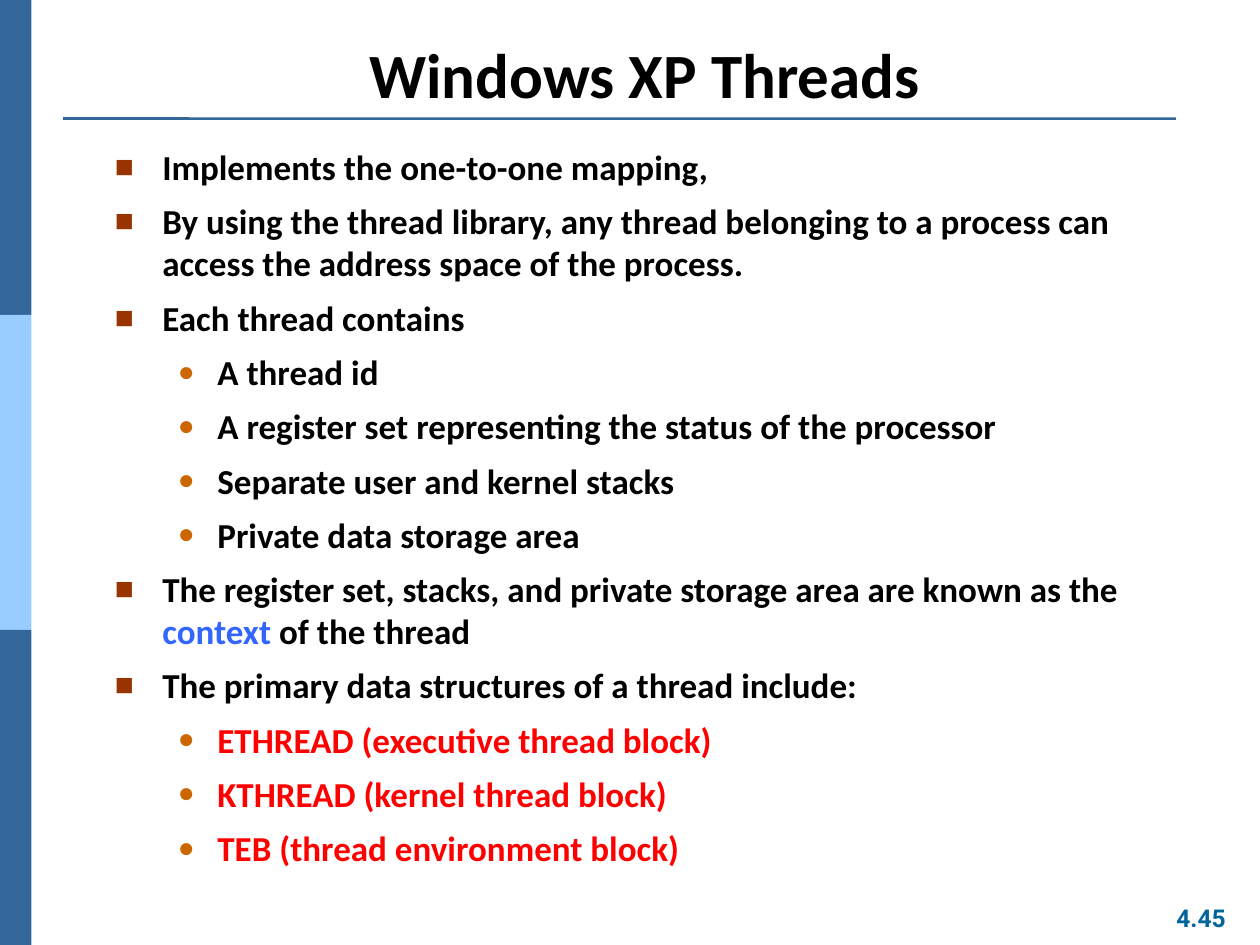
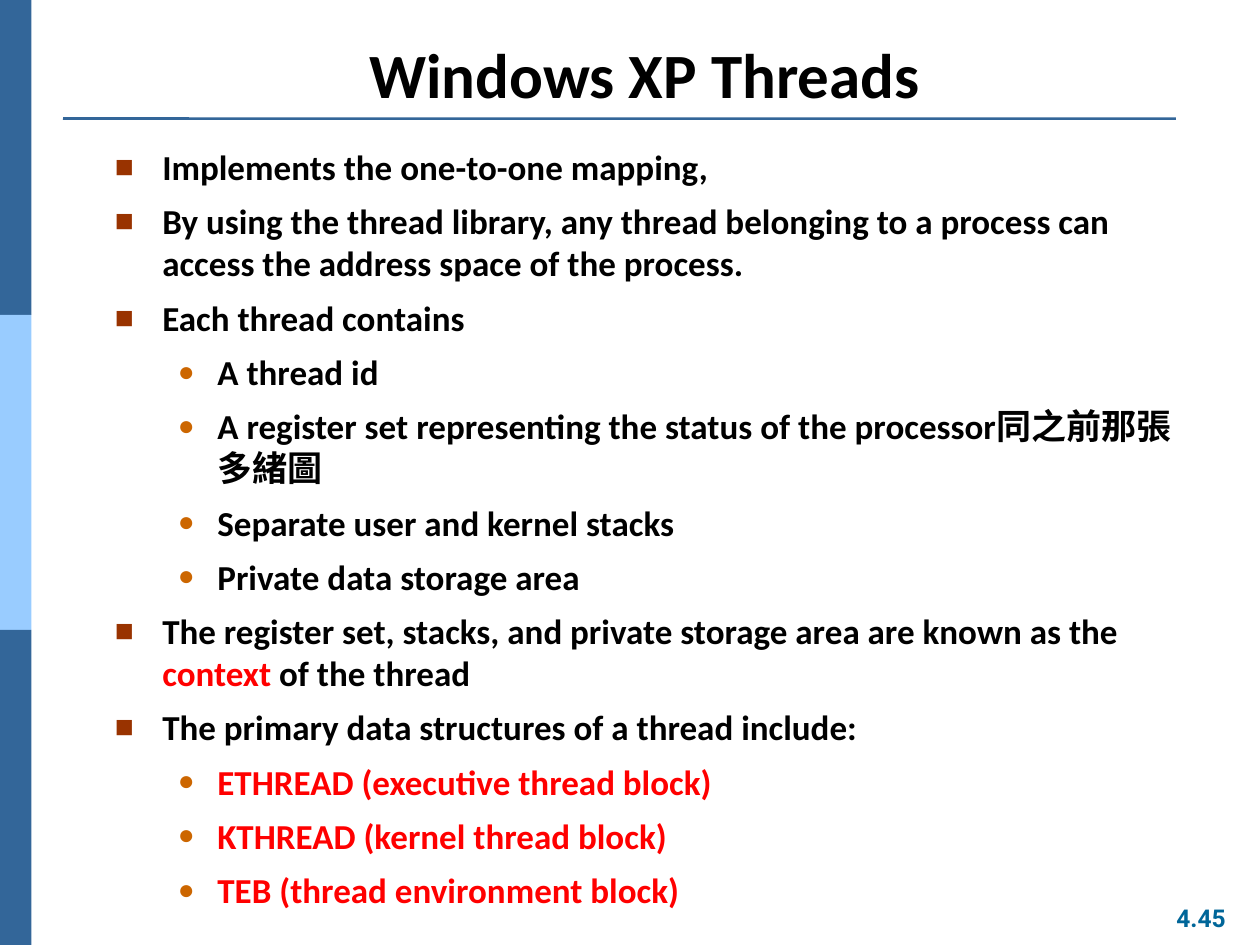
Before and after one commit to Yang09701194/OS_Learning, a slide deck: slide 45 of ch04.pptx. Drawn at 1260x945 pixels with LibreOffice and Linux fonts; fonts in the diff are those of the drawing. Boxes give left, top, right and bottom in pixels: in the first picture for what was removed or moved away, otherwise in the second. Text is boxed around its words. In the diff, an @@ line names an element or a change of style, - is before the commit and + after.

```diff
--- a/ch04.pptx
+++ b/ch04.pptx
@@ text at [217,414,847,445]: text changed @@
-  ● A register set representing the status of the processor
+  ● A register set representing the status of the processor同之前那張多緒圖
@@ text at [162,619,1118,687]: text colour #3366FF to #FF0000 in "context" @@
```
Also in this commit, not shown: 6 other slides changed.
